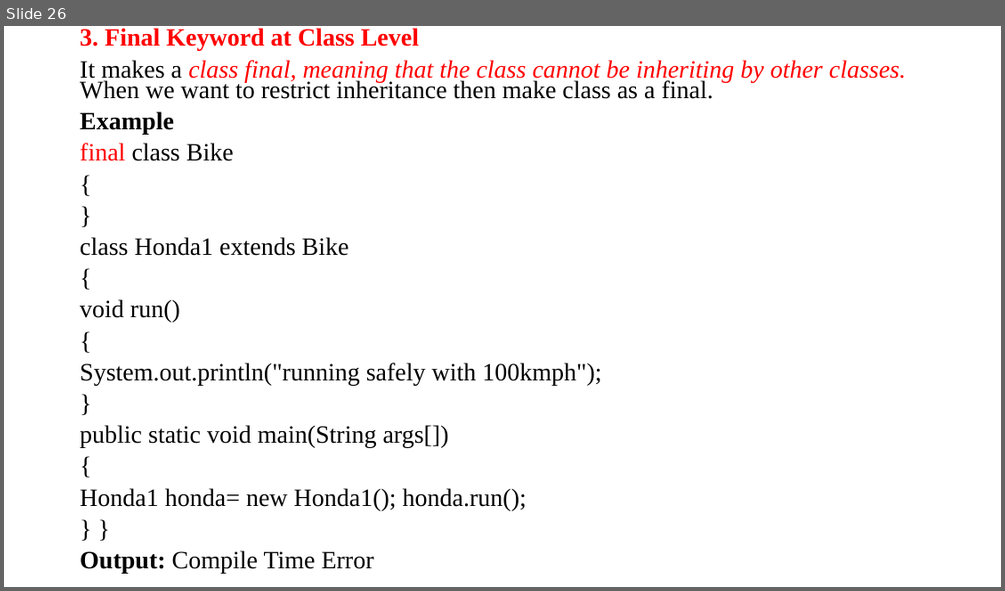
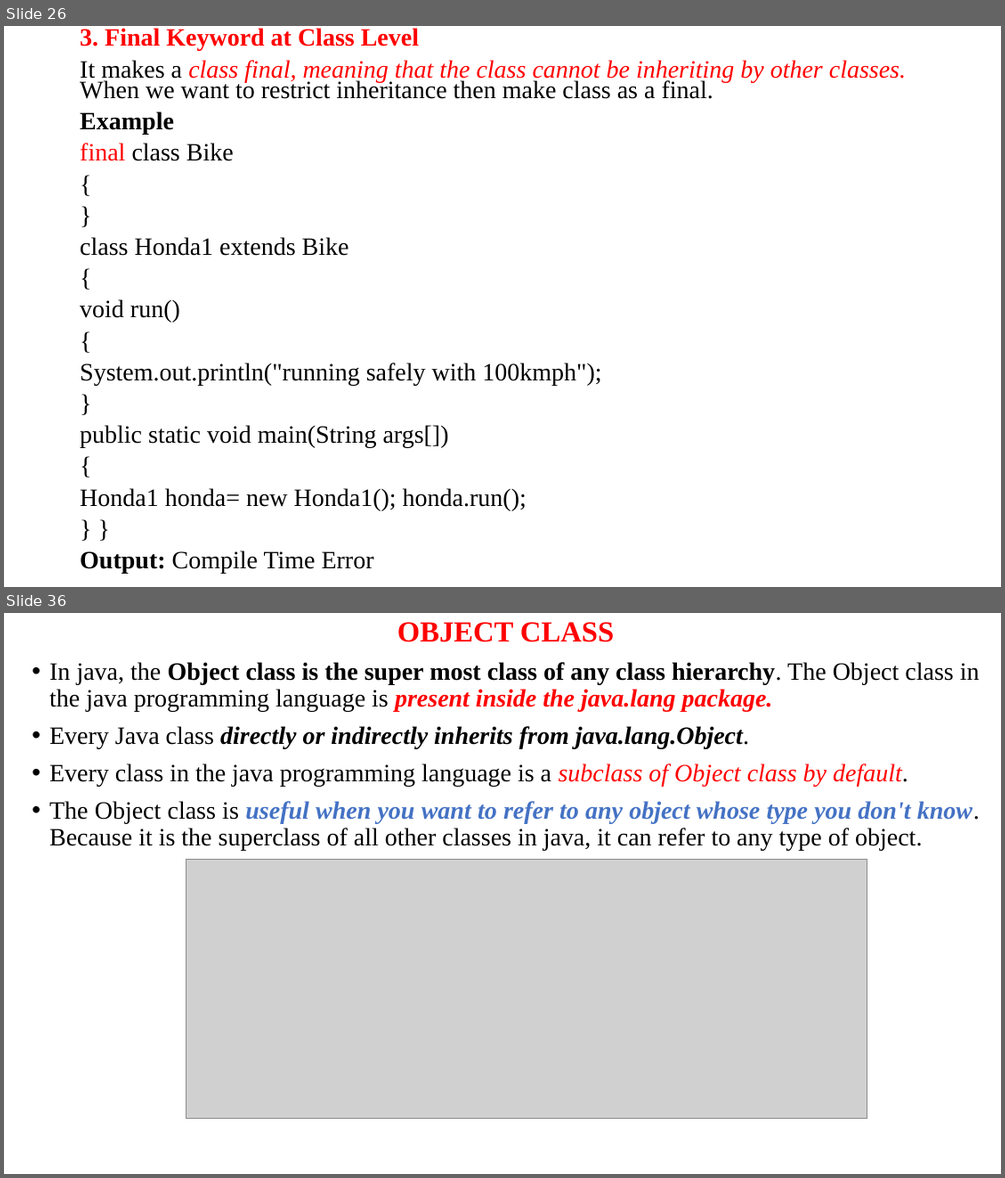
Before and after one commit to anvesh1987/Java-Programs-CSE-G, a slide deck: UNIT –II.ppt. Shown one above the other, each under a label of ours: slide 26 before the commit, slides 26 and 36 after it; the slides between them are not shown. The pictures are 1005x591 and 1005x1178 pixels, drawn with LibreOffice and Linux fonts; fonts in the diff are those of the drawing; grey boxes stand for pictures. Boxes give left, top, right and bottom in pixels: in the first picture for what was removed or moved away, otherwise in the second. Text is boxed around its words. In the diff, an @@ line names an element or a change of style, - is before the commit and + after.

```diff
--- a/UNIT –II.ppt
+++ b/UNIT –II.ppt
@@ slide 36 added at bbox=[4, 613, 1001, 1174], background #FFFFFF @@
@@ text added at bbox=[49, 622, 979, 850], 24 pt, text #000000 @@
+OBJECT CLASS
+• In java, the Object class is the super most class of any class hierarchy. The Object class in the java programming language is present inside the java.lang package.
+• Every Java class directly or indirectly inherits from java.lang.Object.
+• Every class in the java programming language is a subclass of Object class by default.
+• The Object class is useful when you want to refer to any object whose type you don't know. Because it is the superclass of all other classes in java, it can refer to any type of object.
@@ picture added at bbox=[186, 860, 866, 1119] @@
```
Also in this commit, not shown: 10 other slides added.
